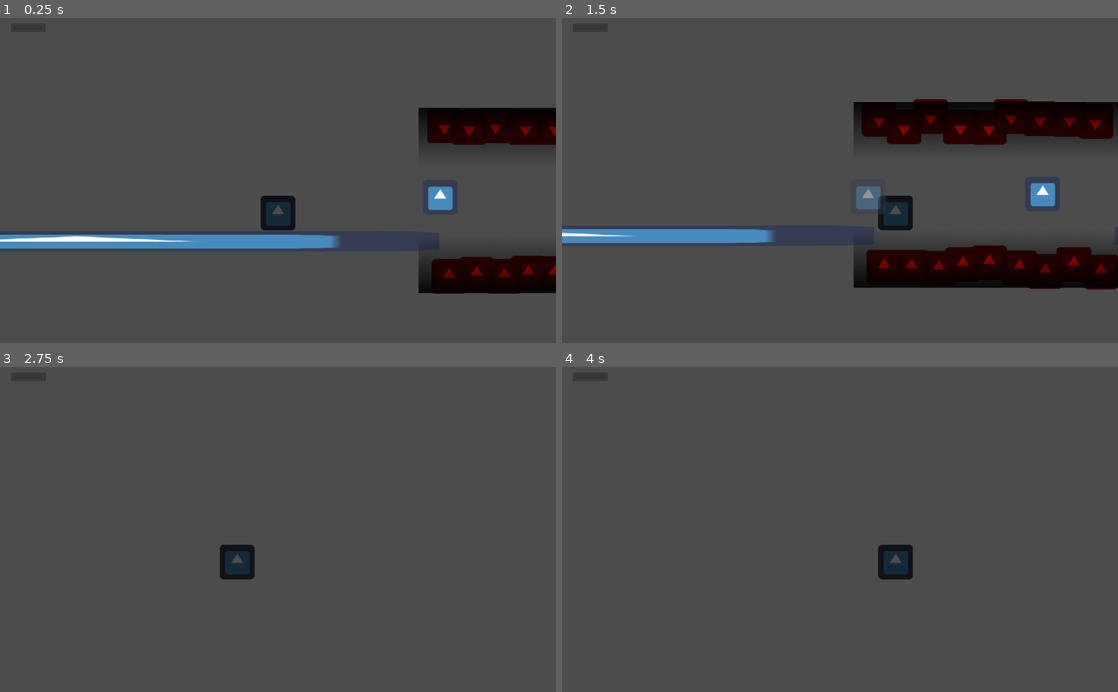
Above: before the commit, frames 1-4 (two rows, left to right).
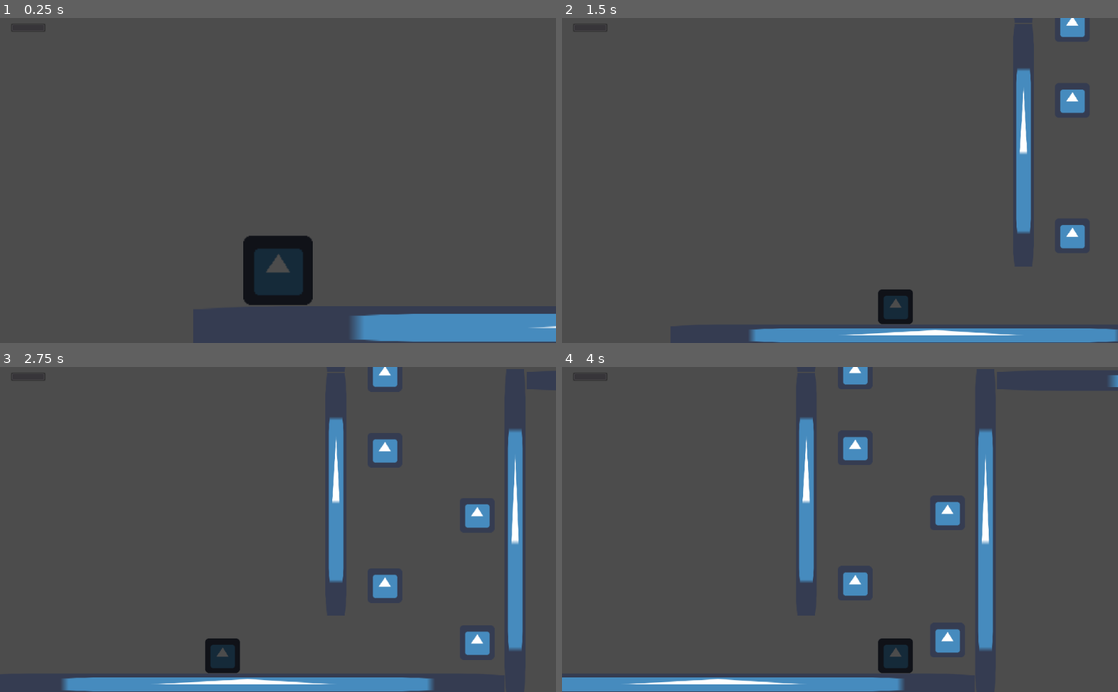
Above: after the commit, the same moments.

Repository: uspgamedev/welcome-to-your-mind
Game: Godot game, scene res://Stages/Depression/Sections/TriggerGoodChallenges/IntermediateJump.tscn
The game is run twice, just before and just after one commit, with the same random seed, the same clock (stepped at 60 frames per second) and the same inputs. This scene is started directly instead of the project's main scene. The engine's default icon, where the game draws it, is replaced by a stand-in: a white triangle on a blue panel in a dark square.
Inputs:
- Up to frame 1 (0.25 s): no input
- Up to frame 2 (1.5 s): hold Right (ui_right) from 0.53 s (still down); tap Up (ui_up) at 0.77 s
- Up to frame 3 (2.75 s): tap Up (ui_up) at 1.52 s; release Right (ui_right) at 2.03 s; hold Left (ui_left) from 2.03 s (still down)
- Up to frame 4 (4 s): release Left (ui_left) at 2.78 s; hold Right (ui_right) from 2.78 s (still down); tap Up (ui_up) at 3.02, 3.77 s

The runs differ from the first frame. In frame 1, 15% of the frame differs, in the area x 0-100%, y 27-100%; in frame 2, 20%, in the area x 0-100%, y 0-100%; in frame 3, 8.9%; in frame 4, 8.8%.

Commit message:
Added CameraAdjusts to IntermediateJump

Diff:
--- /dev/null
+++ b/Stages/Depression/Sections/TriggerGoodChallenges/IntermediateJump.gd
@@ -0,0 +1,13 @@
+extends Node2D
+
+
+func _on_CameraPart2Return_enter(body):
+	if body.is_in_group("Player"):
+		$CameraPartReturn/Area2D/CollisionShape2D.set_disabled(true)
+		$CameraPart/Area2D/CollisionShape2D.set_disabled(false)
+
+
+func _on_CameraPart2_enter(body):
+	if body.is_in_group("Player"):
+		$CameraPartReturn/Area2D/CollisionShape2D.set_disabled(false)
+		$CameraPart/Area2D/CollisionShape2D.set_disabled(true)
--- a/Stages/Depression/Sections/TriggerGoodChallenges/IntermediateJump.tscn
+++ b/Stages/Depression/Sections/TriggerGoodChallenges/IntermediateJump.tscn
@@ -1,9 +1,11 @@
-[gd_scene load_steps=9 format=2]
-
-[ext_resource path="res://icon.png" type="Texture" id=1]
-[ext_resource path="res://Stages/Depression/TriggerSpawn.tscn" type="PackedScene" id=2]
-[ext_resource path="res://Stages/Depression/Enemies/DeathPit/DeathPit.tscn" type="PackedScene" id=3]
-[ext_resource path="res://Player/Player.tscn" type="PackedScene" id=4]
+[gd_scene load_steps=12 format=2]
+
+[ext_resource path="res://Stages/Depression/Sections/TriggerGoodChallenges/IntermediateJump.gd" type="Script" id=1]
+[ext_resource path="res://icon.png" type="Texture" id=2]
+[ext_resource path="res://Stages/Depression/TriggerSpawn.tscn" type="PackedScene" id=3]
+[ext_resource path="res://Stages/Depression/Enemies/DeathPit/DeathPit.tscn" type="PackedScene" id=4]
+[ext_resource path="res://CameraAdjust.tscn" type="PackedScene" id=5]
+[ext_resource path="res://Player/Player.tscn" type="PackedScene" id=6]
 
 [sub_resource type="RectangleShape2D" id=1]
 
@@ -25,8 +27,14 @@
 custom_solver_bias = 0.0
 extents = Vector2( 20, 230 )
 
-[node name="IntermediateJump" type="Node2D"]
-
+[sub_resource type="RectangleShape2D" id=5]
+
+custom_solver_bias = 0.0
+extents = Vector2( 40, 200 )
+
+[node name="IntermediateJump" type="Node2D" index="0"]
+
+script = ExtResource( 1 )
 __meta__ = {
 "_edit_lock_": true
 }
@@ -245,22 +253,59 @@
 
 editor/display_folded = true
 
-[node name="DeathPit" parent="Enemies" index="0" instance=ExtResource( 3 )]
+[node name="DeathPit" parent="Enemies" index="0" instance=ExtResource( 4 )]
 
 position = Vector2( 2090, -500 )
 _sections_unfolded = [ "Transform", "Z Index" ]
-width = 500
-
-[node name="DeathPit2" parent="Enemies" index="1" instance=ExtResource( 3 )]
+width = 460
+
+[node name="DeathPit2" parent="Enemies" index="1" instance=ExtResource( 4 )]
 
 position = Vector2( 2090, -770 )
 rotation = 3.14159
 _sections_unfolded = [ "Transform", "Z Index" ]
-width = 500
-
-[node name="Player" parent="." index="3" instance=ExtResource( 4 )]
-
-position = Vector2( 1580.92, -688.629 )
+width = 460
+
+[node name="CameraEnter" parent="." index="3" instance=ExtResource( 5 )]
+
+editor/display_folded = true
+position = Vector2( -300, -190 )
+_sections_unfolded = [ "Transform" ]
+top_limit = -1030
+bottom_limit = 15
+
+[node name="CollisionShape2D" type="CollisionShape2D" parent="CameraEnter/Area2D" index="0"]
+
+shape = SubResource( 5 )
+
+[node name="CameraPartReturn" parent="." index="4" instance=ExtResource( 5 )]
+
+editor/display_folded = true
+position = Vector2( 1000, -775 )
+_sections_unfolded = [ "Transform" ]
+top_limit = -1030
+bottom_limit = 15
+
+[node name="CollisionShape2D" type="CollisionShape2D" parent="CameraPartReturn/Area2D" index="0"]
+
+shape = SubResource( 5 )
+disabled = true
+
+[node name="CameraPart" parent="." index="5" instance=ExtResource( 5 )]
+
+position = Vector2( 1150, -775 )
+_sections_unfolded = [ "Transform" ]
+top_limit = -800
+bottom_limit = -470
+zoom = 0.5
+
+[node name="CollisionShape2D" type="CollisionShape2D" parent="CameraPart/Area2D" index="0"]
+
+shape = SubResource( 5 )
+
+[node name="Player" parent="." index="6" instance=ExtResource( 6 )]
+
+position = Vector2( -402.052, -87.7416 )
 ReloadScene = "res://Stages/Depression/Sections/TriggerGoodChallenges/Intermediate.tscn"
 
 [node name="Camera2D" type="Camera2D" parent="Player" index="7"]
@@ -268,11 +313,11 @@
 anchor_mode = 1
 rotating = false
 current = true
-zoom = Vector2( 1, 1 )
+zoom = Vector2( 0.5, 0.5 )
 limit_left = -10000000
-limit_top = -10000000
+limit_top = -800
 limit_right = 10000000
-limit_bottom = 10000000
+limit_bottom = 15
 limit_smoothed = false
 drag_margin_h_enabled = true
 drag_margin_v_enabled = true
@@ -287,6 +332,16 @@
 editor_draw_screen = true
 editor_draw_limits = false
 editor_draw_drag_margin = false
+_sections_unfolded = [ "Limit" ]
 __meta__ = {
 "_edit_lock_": true
 }
+
+[connection signal="body_entered" from="CameraPartReturn/Area2D" to="." method="_on_CameraPart2Return_enter"]
+
+[connection signal="body_entered" from="CameraPart/Area2D" to="." method="_on_CameraPart2_enter"]
+
+
+[editable path="CameraEnter"]
+[editable path="CameraPartReturn"]
+[editable path="CameraPart"]
Not shown: 7 places in Stages/Depression/Sections/TriggerGoodChallenges/IntermediateJump.tscn that only renumber resources
